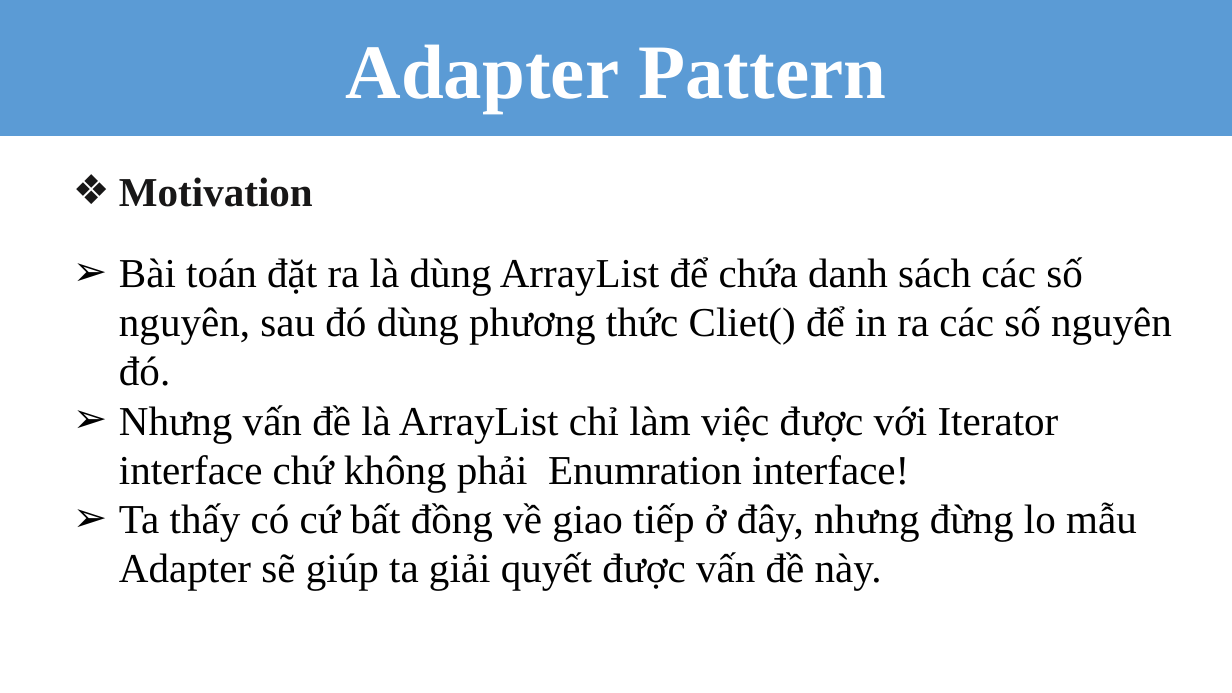
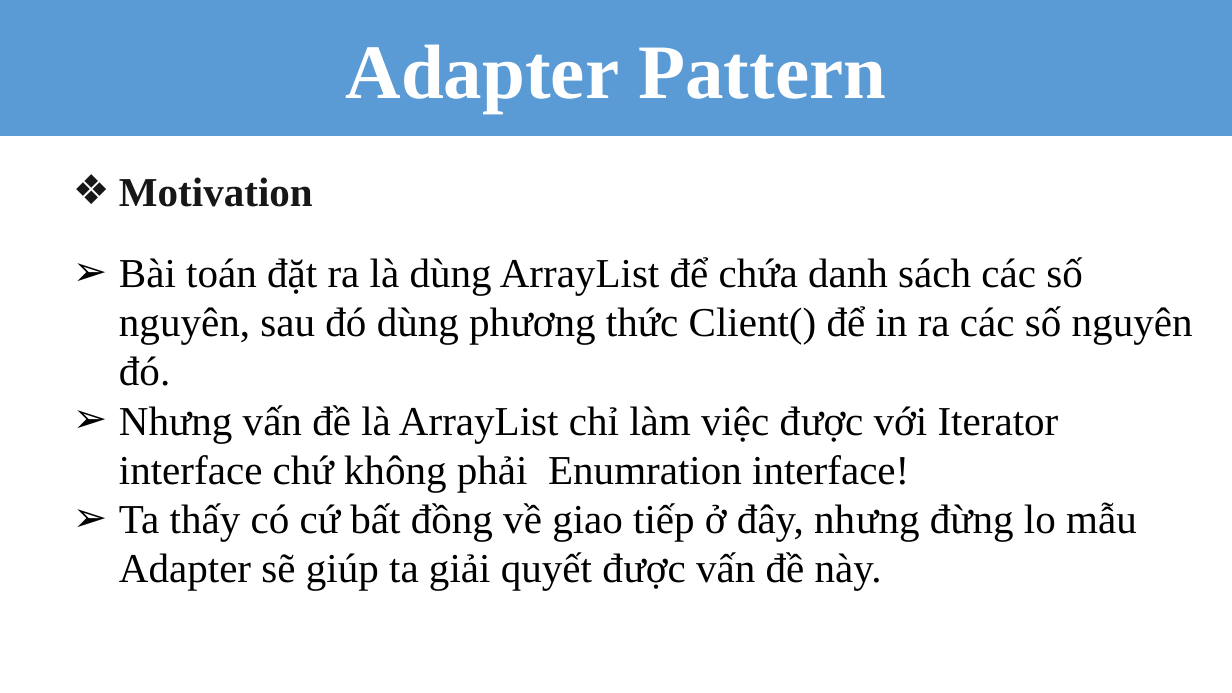
Before and after one commit to huulocuit1/DP, a slide deck: slide 4 of KHOA/Adapter.pptx. Drawn at 1232x693 pixels with LibreOffice and Linux fonts; fonts in the diff are those of the drawing. Boxes give left, top, right and bottom in pixels: in the first picture for what was removed or moved away, otherwise in the second. Text is boxed around its words. In the diff, an @@ line names an element or a change of style, - is before the commit and + after.

```diff
--- a/KHOA/Adapter.pptx
+++ b/KHOA/Adapter.pptx
@@ text at (119, 257, 1193, 386): text changed @@
-➢ Bài toán đặt ra là dùng ArrayList để chứa danh sách các số nguyên, sau đó dùng phương thức Cliet() để in ra các số nguyên đó.
+➢ Bài toán đặt ra là dùng ArrayList để chứa danh sách các số nguyên, sau đó dùng phương thức Client() để in ra các số nguyên đó.
```
Also in this commit, not shown: 1 other slide changed, 3 other files.
